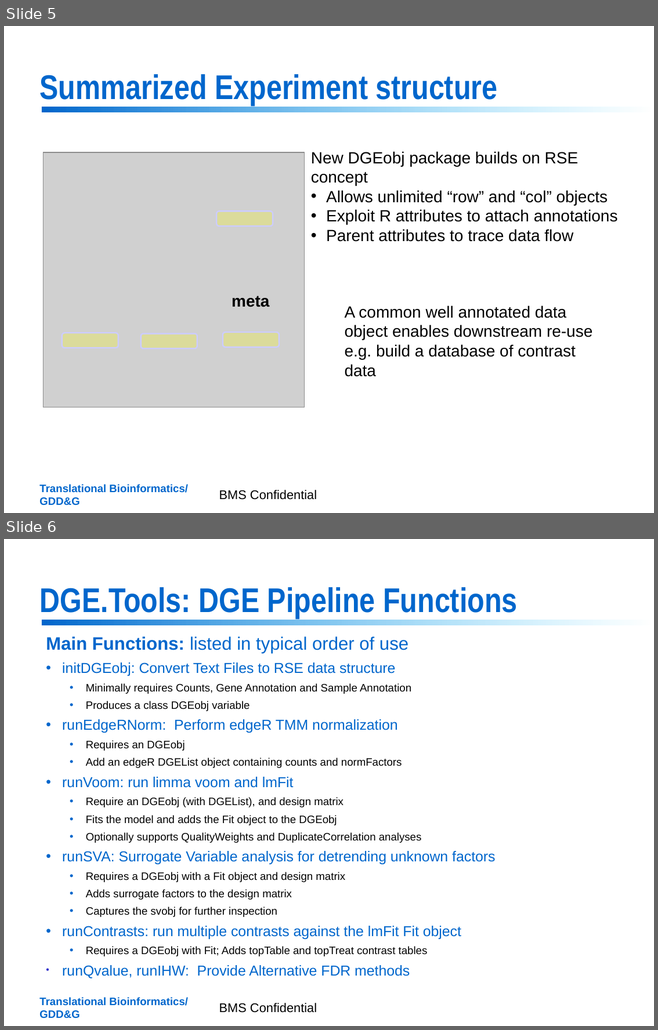
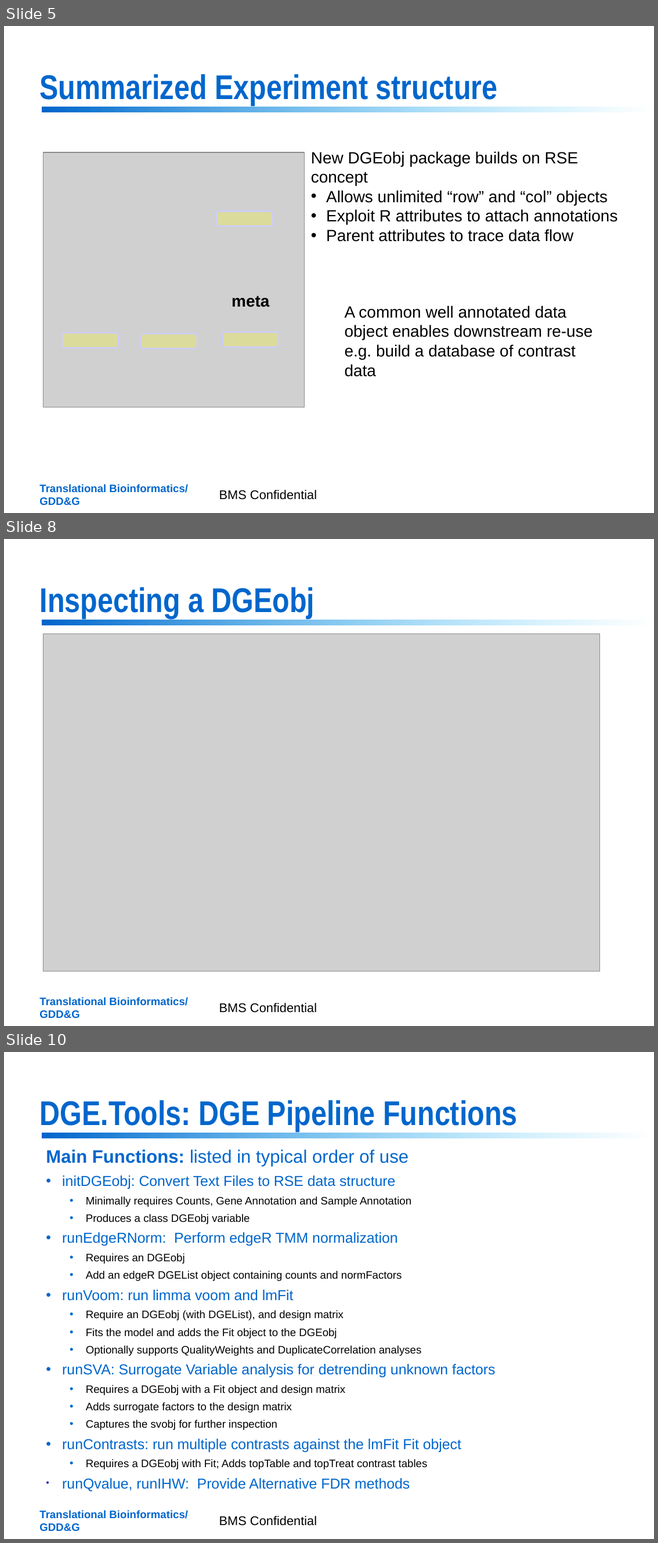
Before and after one commit to jrthompson54/DGE.Tools2, a slide deck: DGE_Tools Rollout 2017.pptx. Shown one above the other, each under a label of ours: slides 5 and 6 before the commit, slides 5, 8 and 10 after it; the slides between them are not shown. The pictures are 658x1030 and 658x1543 pixels, drawn with LibreOffice and Linux fonts; fonts in the diff are those of the drawing; grey boxes stand for pictures; background and template pictures are left out. Boxes give left, top, right and bottom in pixels: in the first picture for what was removed or moved away, otherwise in the second. Text is boxed around its words. In the diff, an @@ line names an element or a change of style, - is before the commit and + after.

```diff
--- a/DGE_Tools Rollout 2017.pptx
+++ b/DGE_Tools Rollout 2017.pptx
@@ slide 8 added at bbox=[4, 539, 654, 1026], background picture (left out); not listed: 2 template elements that a slide beside it also shows @@
@@ title added at bbox=[40, 587, 315, 618], 38 pt, text #0066CC, bold @@
+Inspecting a DGEobj
@@ picture added at bbox=[43, 634, 599, 972] @@
@@ text added at bbox=[219, 1003, 317, 1013], 14 pt, text #000000 @@
+BMS Confidential
@@ what was slide 6 is now slide 10 @@
```
Also in this commit, not shown: 2 slides changed, 3 other slides added, 3 other files.
